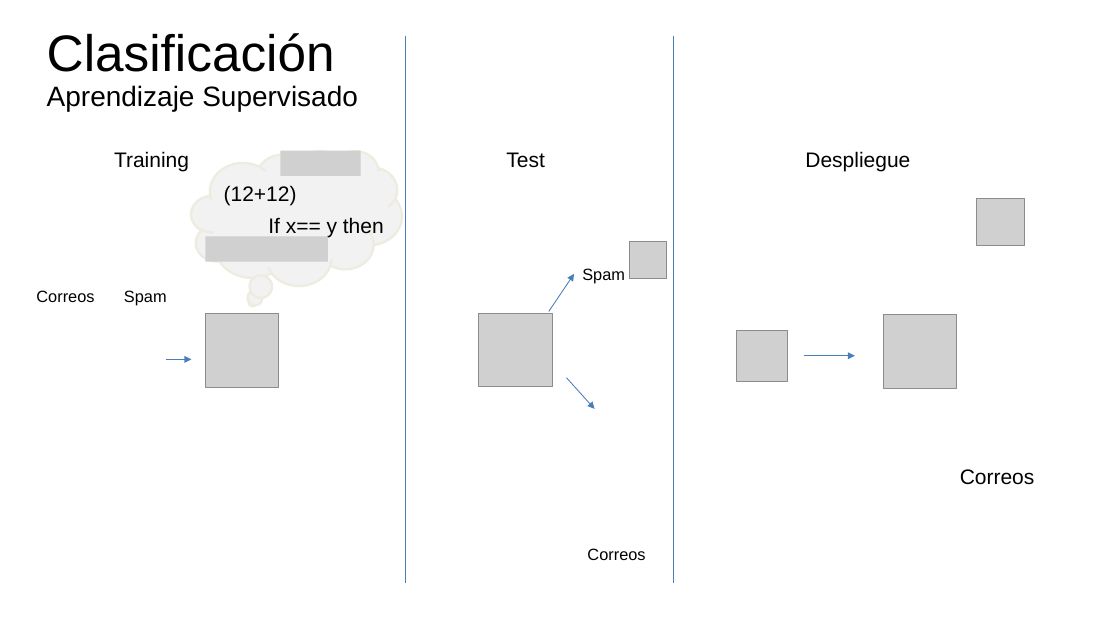
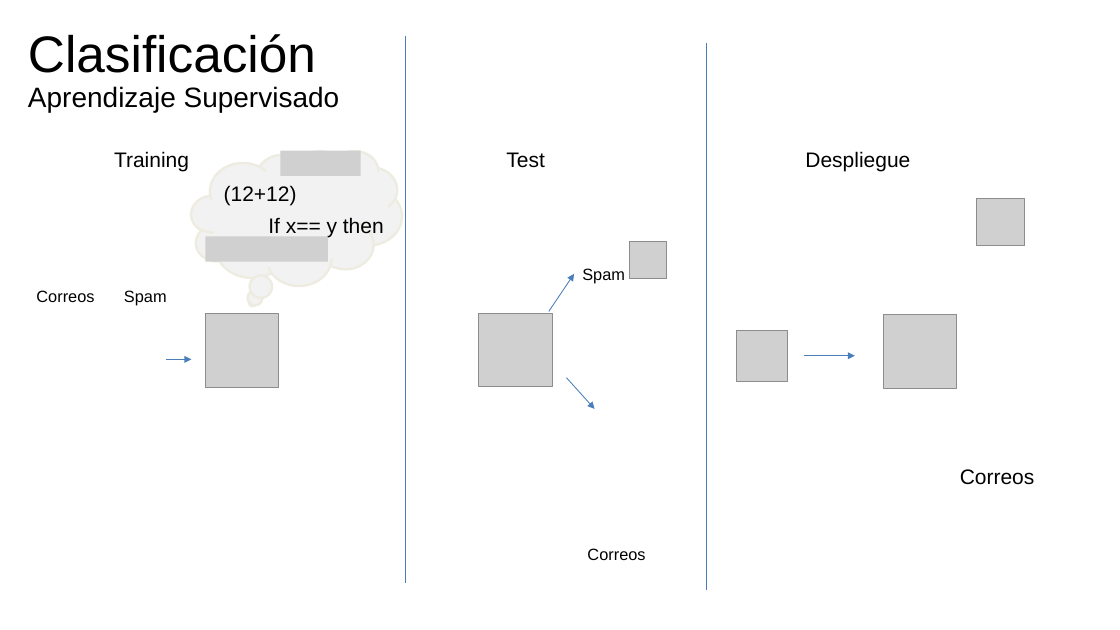
Before and after one commit to G94/CodeHunters_IntroduccionDS_01, a slide deck: slide 12 of Introducción al Análisis de Datos - 01.pptx. Drawn at 1120x630 pixels with LibreOffice and Linux fonts; fonts in the diff are those of the drawing; grey boxes stand for pictures; background and template pictures are left out. Boxes give left, top, right and bottom in pixels: in the first picture for what was removed or moved away, otherwise in the second. Text is boxed around its words. In the diff, an @@ line names an element or a change of style, - is before the commit and + after.

```diff
--- a/Introducción al Análisis de Datos - 01.pptx
+++ b/Introducción al Análisis de Datos - 01.pptx
@@ title "Clasificación Aprendizaje Supervisado": place and size @@
-title "Clasificación Aprendizaje Supervisado" at [47,33,358,111]
+title "Clasificación Aprendizaje Supervisado" at [28,34,340,112]
@@ line moved from (674, 36) - (674, 584) to (707, 43) - (707, 591) @@
```
Also in this commit, not shown: 2 other slides changed, 1 slide removed.
